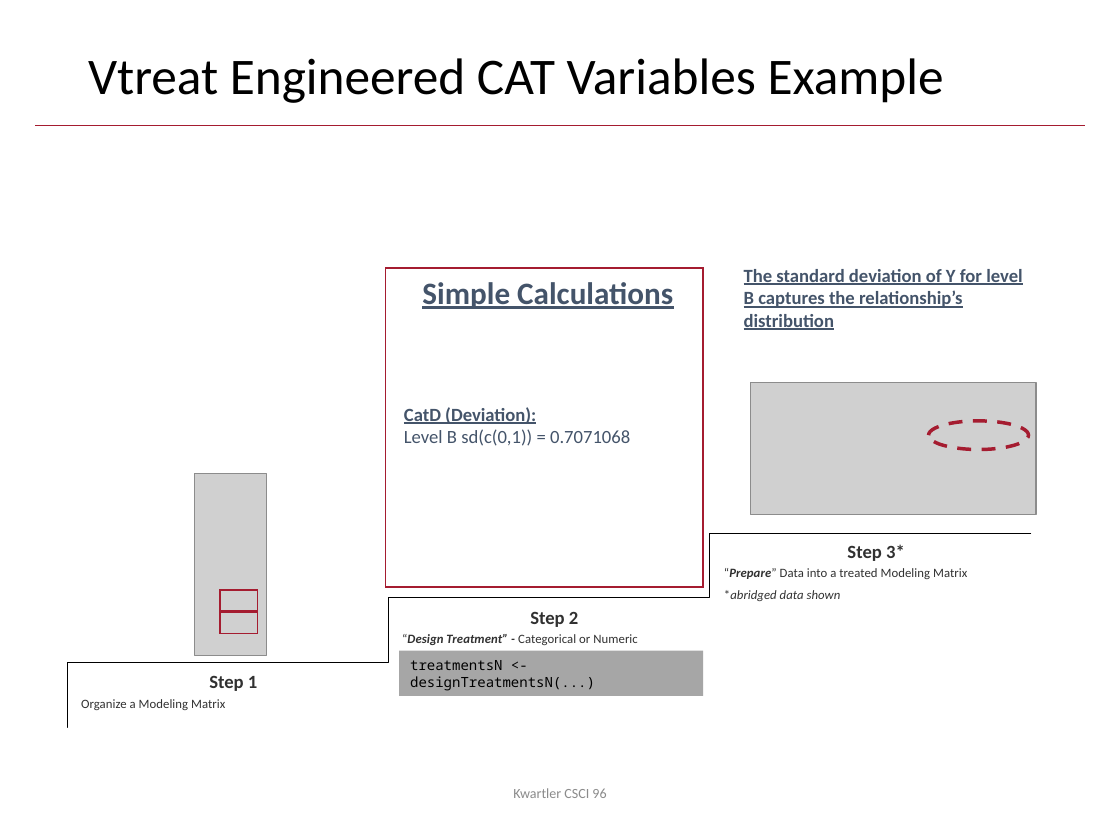
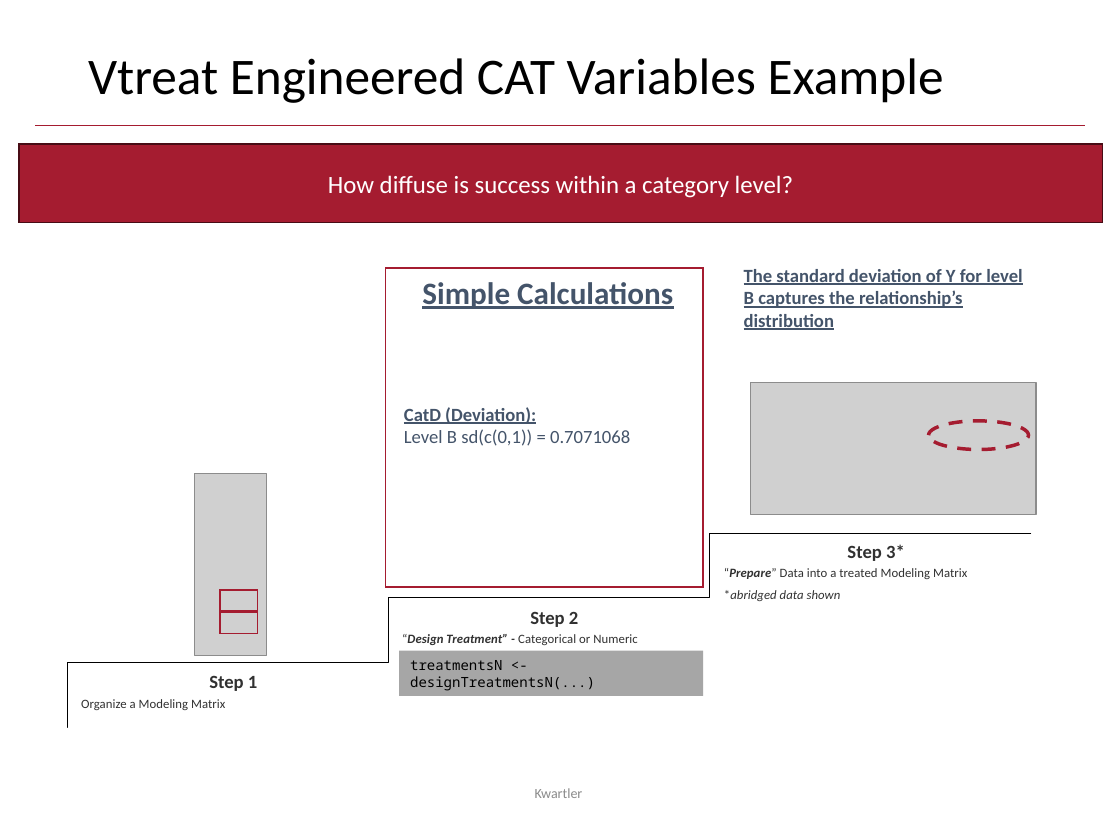
Before and after one commit to kwartler/Harvard_DataMining_Business_Student, a slide deck: slide 42 of Lessons/D_DM_Workflow/A_DM_Workflow_Preprocessing.pptx. Drawn at 1120x840 pixels with LibreOffice and Linux fonts; fonts in the diff are those of the drawing; grey boxes stand for pictures; background and template pictures are left out. Boxes give left, top, right and bottom in pixels: in the first picture for what was removed or moved away, otherwise in the second. Text is boxed around its words. In the diff, an @@ line names an element or a change of style, - is before the commit and + after.

```diff
--- a/Lessons/D_DM_Workflow/A_DM_Workflow_Preprocessing.pptx
+++ b/Lessons/D_DM_Workflow/A_DM_Workflow_Preprocessing.pptx
@@ rectangle added at [19, 144, 1102, 223], fill #A51C30, outline #480C15 1 pt, 16 pt, text #FFFFFF @@
+How diffuse is success within a category level?
@@ text at [535, 788, 583, 798]: text changed @@
-Kwartler CSCI 96
+Kwartler
```
Also in this commit, not shown: 57 other slides changed, 5 slides removed, 6 other files.
